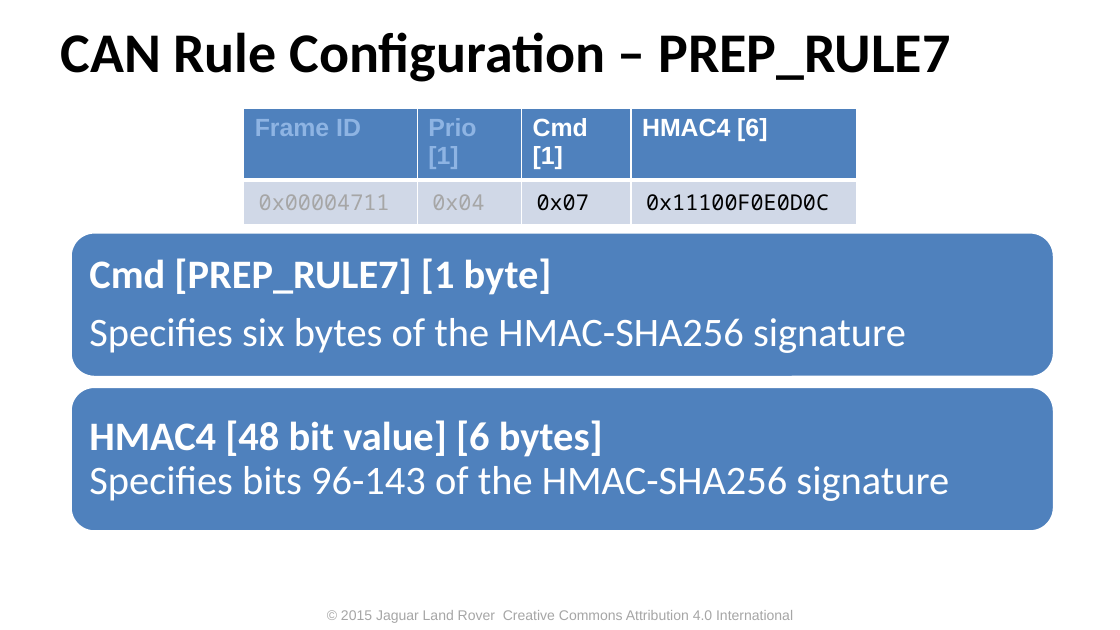
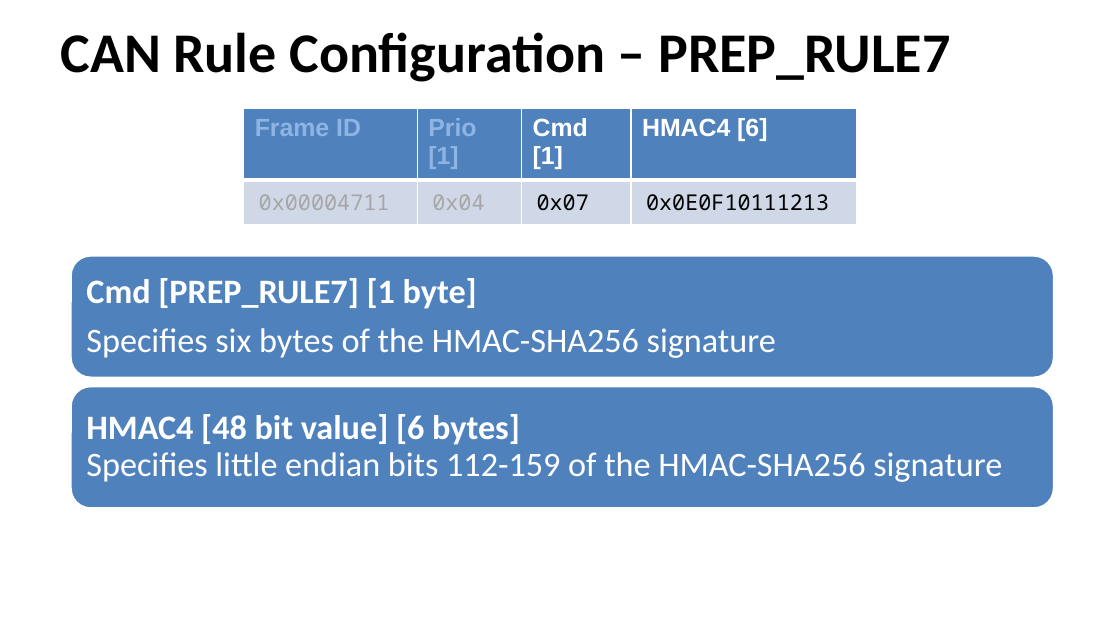
Before and after one commit to PDXostc/canfw, a slide deck: slide 16 of doc/CAN Firewall.pptx. Drawn at 1120x630 pixels with LibreOffice and Linux fonts; fonts in the diff are those of the drawing; background and template pictures are left out. Boxes give left, top, right and bottom in pixels: in the first picture for what was removed or moved away, otherwise in the second. Text is boxed around its words. In the diff, an @@ line names an element or a change of style, - is before the commit and + after.

```diff
--- a/doc/CAN Firewall.pptx
+++ b/doc/CAN Firewall.pptx
@@ table at <box>244,109,858,215</box> @@
-row 2, column 4: 0x11100F0E0D0C
+row 2, column 4: 0x0E0F10111213
@@ rounded rectangle: place and size @@
-rounded rectangle at <box>71,232,1055,377</box>
+rounded rectangle at <box>71,255,1055,379</box>
@@ text "Cmd [PREP_RULE7] [1 byte]": place and size @@
-text "Cmd [PREP_RULE7] [1 byte]" at <box>89,258,906,353</box>
+text "Cmd [PREP_RULE7] [1 byte]" at <box>86,278,776,358</box>
@@ text "Cmd [PREP_RULE7] [1 byte]" at <box>86,278,776,358</box>: size 26 to 22 pt; less space between paragraphs @@
@@ rounded rectangle: place and size @@
-rounded rectangle at <box>71,386,1055,532</box>
+rounded rectangle at <box>71,385,1055,508</box>
@@ text at <box>86,414,1002,482</box>: text changed; size 26 to 22 pt @@
-HMAC4 [48 bit value] [6 bytes]
-Specifies bits 96-143 of the HMAC-SHA256 signature
+HMAC4 [48 bit value] [6 bytes]
+Specifies little endian bits 112-159 of the HMAC-SHA256 signature
@@ text removed at <box>341,610,793,623</box> @@
-© 2015 Jaguar Land Rover Creative Commons Attribution 4.0 International
```
Also in this commit, not shown: 20 other slides changed, 1 slide added, 1 other file.
